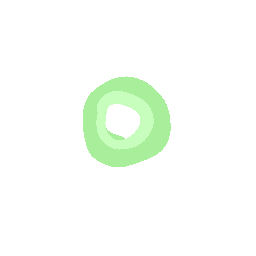
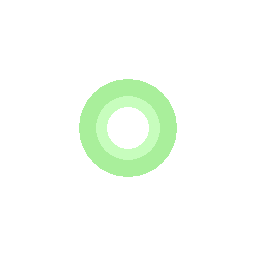
Revision of a layered (256, 256) image; what changed, layer by layer:
added layer "Paint Layer 3" above "Paint Layer 1" over box(79, 76, 177, 177)
hid "Paint Layer 1", painted on it over box(79, 76, 177, 177)